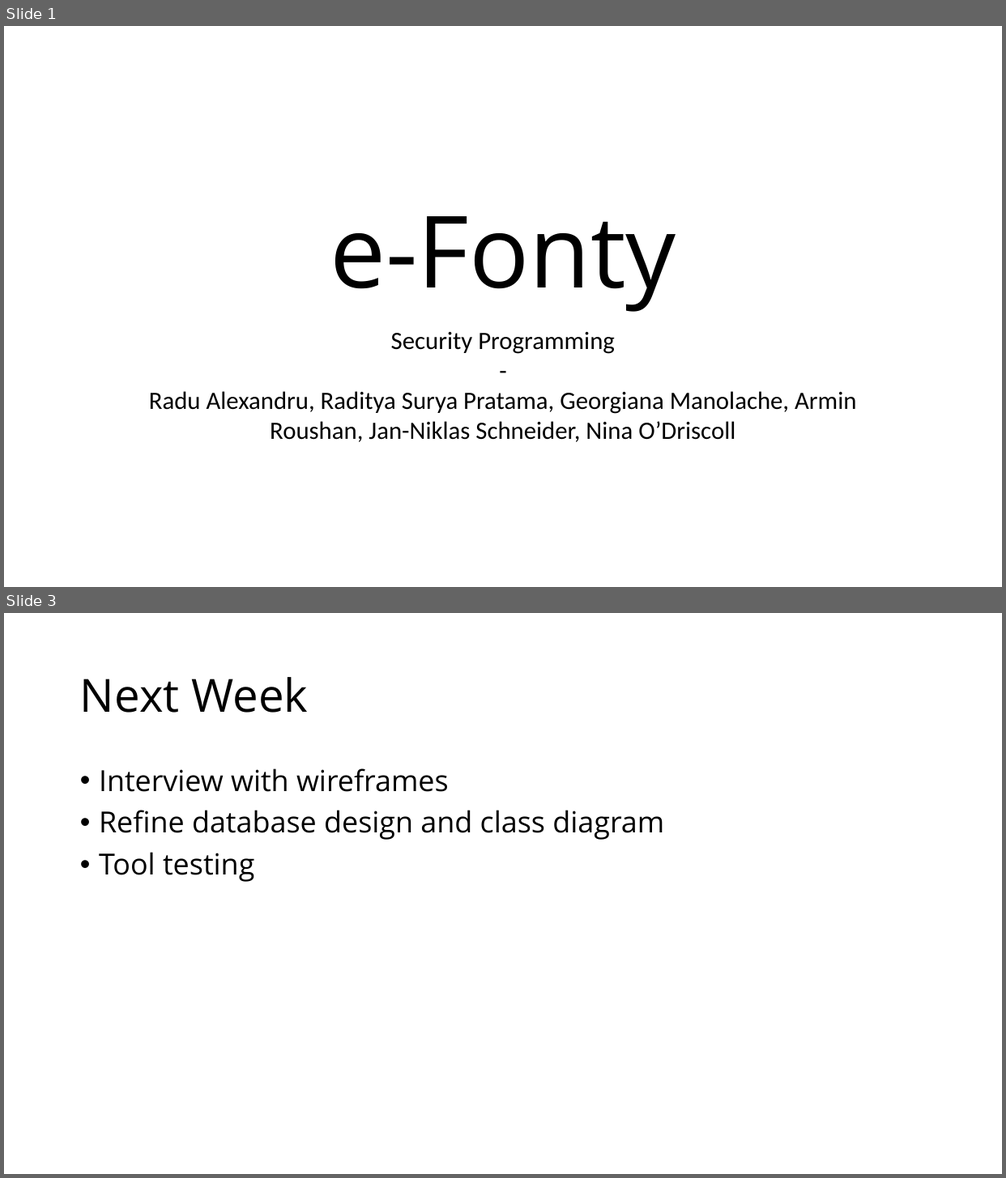
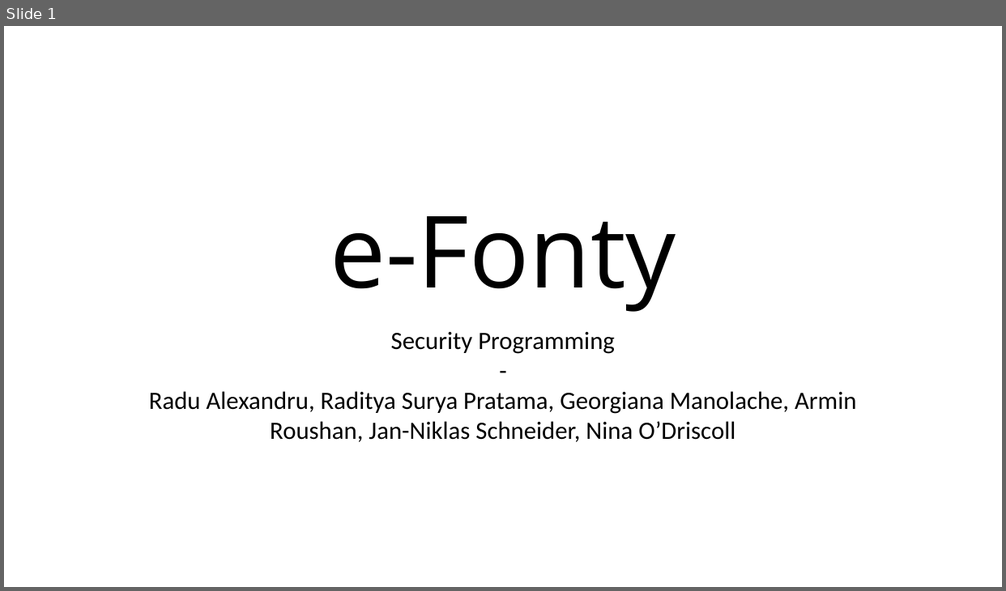
Before and after one commit to radityasurya/eFontys, a slide deck: Documentation/Final Presentation SePr.pptx. Shown one above the other, each under a label of ours: slides 1 and 3 before the commit, slide 1 after it; the slides between them are not shown. The pictures are 1006x1178 and 1006x591 pixels, drawn with LibreOffice and Linux fonts; fonts in the diff are those of the drawing. Boxes give left, top, right and bottom in pixels: in the first picture for what was removed or moved away, otherwise in the second. Text is boxed around its words. In the diff, an @@ line names an element or a change of style, - is before the commit and + after.

```diff
--- a/Documentation/Final Presentation SePr.pptx
+++ b/Documentation/Final Presentation SePr.pptx
@@ slide 3 removed at (x1=4, y1=613, x2=1002, y2=1174), background #FFFFFF @@
@@ title removed at (x1=80, y1=677, x2=308, y2=713) @@
-Next Week
@@ text removed at (x1=99, y1=769, x2=664, y2=882) @@
-• Interview with wireframes
-• Refine database design and class diagram
-• Tool testing
```
Also in this commit, not shown: 4 slides added, 1 other slide removed, 1 other file.
